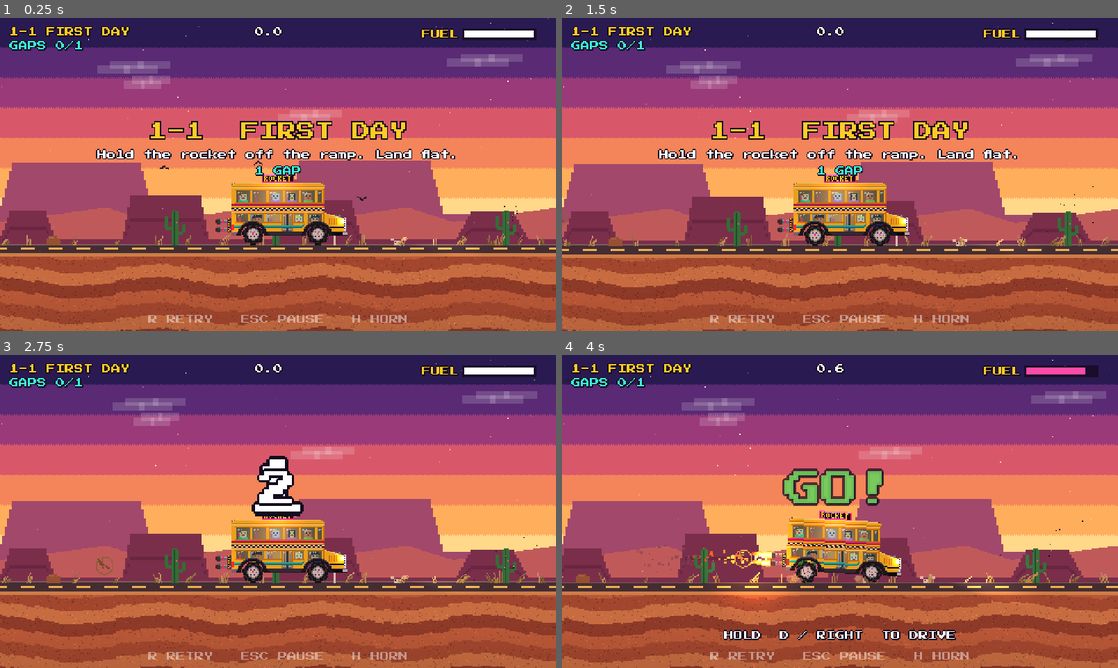
Above: before the commit, frames 1-4 (two rows, left to right).
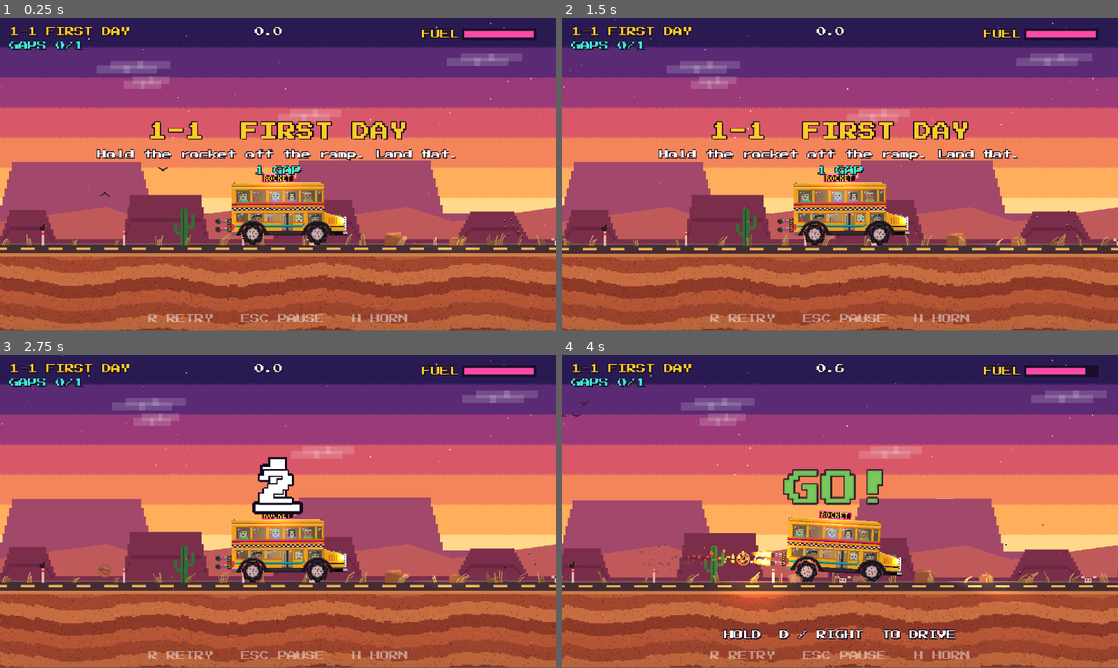
Above: after the commit, the same moments.

Repository: pwshfan1980h/rocket-bus
Game: Godot game, scene res://scenes/level.tscn
Same seed, same stepped clock (60 frames per second), same inputs: the game is played once before the commit and once after it. This scene is started directly instead of the project's main scene.
Inputs (mouse positions are in pixels of both pictures, inside the frame that each line leads up to):
- Up to frame 1 (0.25 s): no input
- Up to frame 2 (1.5 s): tap Enter (ui_accept) at 0.5, 0.77, 1.07 s; move the mouse to (962, 158) at 0.52 s; hold D (move_right) 0.53-1.25 s; hold Space (rocket) 0.53-1.25 s; click (962, 158) at 0.67 s; drag from (728, 190) to (812, 237) at 1.27 s
- Up to frame 3 (2.75 s): move the mouse to (333, 442) at 2.02 s; hold D (move_right) from 2.03 s (still down); hold Space (rocket) from 2.03 s (still down)
- Up to frame 4 (4 s): release D (move_right) at 2.75 s; release Space (rocket) at 2.75 s; drag from (812, 574) to (673, 464) at 2.77 s; move the mouse to (1006, 558) at 3.52 s; hold A (move_left) from 3.53 s (still down); hold Space (rocket) from 3.53 s (still down); tap 0 at 3.6 s; tap Enter (ui_accept) at 3.77 s
In our replay, the window is 800x450 before the commit and 800x449 after it. These sizes can differ from the game's own. Grey fills any space a smaller window leaves; there, only what the larger window draws over its background counts as a difference.

The runs differ from the first frame. In frame 1, 6.3% of the frame differs, in the area x 0-100%, y 0-100%; in frame 2, 9.5%; in frame 3, 8.5%; in frame 4, 8.4%.

Commit message:
Playtest fixes: bus stops at the finish, road-end barriers, rocket-worthy gaps
- Lock wheels + scrub speed when controls are off (bus no longer rolls off the world)
- Crash barriers at both ends of every level
- Gaps +100px so the ramp alone can't clear them; level 1 now needs the rocket
- Belly scrapes on landing no longer count as head-on crashes
- Fuel bar colored from the start; menus can't double-trigger; fill browser window
- Bot: fix landing-time prediction sign

Co-Authored-By: Claude Opus 5.5 <noreply@anthropic.com>

Diff:
--- a/project.godot
+++ b/project.godot
@@ -22,7 +22,7 @@
 window/size/window_width_override=1440
 window/size/window_height_override=810
 window/stretch/mode="canvas_items"
-window/stretch/scale_mode="integer"
+window/stretch/scale_mode="fractional"
 
 [physics]
 
--- a/scripts/bus/bus.gd
+++ b/scripts/bus/bus.gd
@@ -108,6 +108,7 @@
 var _air_time := 0.0
 var _flip_time := 0.0
 var _prev_vel := Vector2.ZERO
+var _since_landing := 99.0
 var _skin: Node2D
 
 
@@ -338,8 +339,10 @@
 
 
 func _hold_brakes() -> void:
+	# Lock the wheels and scrub speed; the tires alone can't stop a sliding bus.
 	for w in wheels:
-		w.angular_velocity = move_toward(w.angular_velocity, 0.0, 2.0)
+		w.angular_velocity = 0.0
+	chassis.linear_velocity.x = move_toward(chassis.linear_velocity.x, 0.0, 6.0)
 
 
 func honk() -> void:
@@ -478,15 +481,18 @@
 		if _flip_time > 0.4:
 			_crash("FLIPPED IT")
 			return
-		# Slamming the body into something while driving (airborne hits are graded below).
-		var driving := _air_time < min_air_time
-		if driving and (_prev_vel - chassis.linear_velocity).length() > body_crash_speed * 2.0:
+		# Slamming the nose into a wall while driving. Scraping the belly on a
+		# landing (suspension bottoming out) doesn't count; landings are graded below.
+		var driving := _air_time < min_air_time and _since_landing > 0.6
+		if driving and absf(_prev_vel.x - chassis.linear_velocity.x) > body_crash_speed * 2.0:
 			_crash("HEAD-ON")
 			return
+	_since_landing += delta
 	if wheel_contacts == 0 and not body_contact:
 		_air_time += delta
 		return
 	if _air_time >= min_air_time:
+		_since_landing = 0.0
 		_touchdown(wheel_contacts == 0)
 	_air_time = 0.0
 
--- a/scripts/game/level.gd
+++ b/scripts/game/level.gd
@@ -237,12 +237,12 @@
 		target_angle = atan2(ahead - land_y, 30.0)
 		if p.x > next.x0 - 70 and p.x < next.x1:
 			var dy := land_y - 31 - p.y
-			var t := (v.y + sqrt(maxf(0.0, v.y * v.y + 2 * 700 * dy))) / 700.0
+			var t := (-v.y + sqrt(maxf(0.0, v.y * v.y + 2 * 700 * dy))) / 700.0  # time to fall to the landing height
 			fire = p.x + v.x * t < next.x1 + 130 or not bus.airborne
 	if bus.airborne:
 		var err := wrapf(c.rotation - target_angle, -PI, PI)
 		right = -clampf(err * 2.0 + c.angular_velocity * 2.5, -1.0, 1.0)  # + = nose down
-	bus.ai_input = {"right": right, "fire": fire}
+	bus.ai_input = {"right": right, "fire": fire and not "--norocket" in _args}
 
 
 func _bot_done(result: String, detail: String) -> void:
@@ -276,6 +276,7 @@
 	back.size = Vector2(64, 10)
 	layer.add_child(back)
 	var fill := ColorRect.new()
+	fill.color = Color("#ff4aa8")
 	fill.position = Vector2(401, 11)
 	fill.size = Vector2(60, 6)
 	layer.add_child(fill)
@@ -402,6 +403,9 @@
 
 
 func _on_menu_choice(id: String) -> void:
+	if id != "resume":
+		for m in get_tree().get_nodes_in_group("menus"):
+			m.active = false
 	match id:
 		"resume":
 			_toggle_pause()
--- a/scripts/game/levels.gd
+++ b/scripts/game/levels.gd
@@ -3,6 +3,8 @@
 ## Gap dy is relative to the road before the ramp (negative = land higher).
 
 const WORLDS := ["DESERT", "JUNGLE", "MOUNTAINS", "SNOW", "VOLCANO"]
+## The ramp alone carries the bus ~200px, so every gap gets this much extra to make the rocket matter.
+const GAP_EXTRA := 100.0
 
 
 static func count() -> int:
@@ -113,7 +115,8 @@
 
 
 static func _j(ramp_len: float, rise: float, gap_len: float, kind: String, dy := 0.0) -> Array:
-	return [{"t": "ramp", "len": ramp_len, "rise": rise}, {"t": "gap", "len": gap_len, "kind": kind, "dy": dy}]
+	return [{"t": "ramp", "len": ramp_len, "rise": rise},
+		{"t": "gap", "len": gap_len + GAP_EXTRA, "kind": kind, "dy": dy}]
 
 
 static func _fuel() -> Dictionary:
--- a/scripts/ui/level_select.gd
+++ b/scripts/ui/level_select.gd
@@ -87,10 +87,16 @@
 			_refresh()
 
 
+var _leaving := false
+
+
 func _play(i: int) -> void:
+	if _leaving:
+		return
 	if i >= GameState.unlocked:
 		Audio.play("sting_hard", -6.0)
 		return
+	_leaving = true
 	Audio.play("ui_select", -4.0)
 	GameState.current_level = i
 	Transition.go("res://scenes/level.tscn")
--- a/scripts/ui/main_menu.gd
+++ b/scripts/ui/main_menu.gd
@@ -68,6 +68,8 @@
 
 
 func _on_choice(id: String) -> void:
+	if id in ["start", "select", "lab"]:
+		menu.active = false  # no double-triggering while the screen fades out
 	match id:
 		"start":
 			GameState.current_level = GameState.unlocked - 1
--- a/scripts/ui/menu_list.gd
+++ b/scripts/ui/menu_list.gd
@@ -20,6 +20,7 @@
 
 
 func _ready() -> void:
+	add_to_group("menus")
 	process_mode = Node.PROCESS_MODE_ALWAYS
 	for i in items.size():
 		var l := Label.new()
--- a/scripts/world/terrain.gd
+++ b/scripts/world/terrain.gd
@@ -34,6 +34,7 @@
 var _cur: PackedVector2Array
 var _cur_ramps: Array = []
 var _time := 0.0
+var _barriers: Array[Vector2] = []
 
 
 func build(segments: Array, biome_name: String) -> Terrain:
@@ -86,12 +87,28 @@
 	_add_flat(500)
 	end_x = _x
 	_close_island()
+	_add_barrier(-RUNWAY)
+	_add_barrier(end_x - 20)
 	for isl in islands:
 		for p in isl.pts:
 			road_top = minf(road_top, p.y)
 			road_bottom = maxf(road_bottom, p.y)
 	_build_nodes()
 	return self
+
+
+func _add_barrier(x: float) -> void:
+	var y := surface_y(x + 10)
+	var wall := StaticBody2D.new()
+	wall.collision_layer = 1
+	var cs := CollisionShape2D.new()
+	var rect := RectangleShape2D.new()
+	rect.size = Vector2(20, 400)
+	cs.shape = rect
+	cs.position = Vector2(x + 10, y - 200)
+	wall.add_child(cs)
+	add_child(wall)
+	_barriers.append(Vector2(x, y))
 
 
 ## Road height at x (the island's collision surface), or NAN over a gap.
@@ -269,6 +286,10 @@
 				n.draw_rect(Rect2(end if dir > 0 else end - w, y, w, 6), dark)
 	for r in ramps:
 		_draw_ramp(n, r)
+	for b in _barriers:
+		n.draw_rect(Rect2(b.x, b.y - 40, 20, 40), Color("#2a2430"))
+		for k in 5:
+			n.draw_rect(Rect2(b.x, b.y - 40 + k * 8, 20, 4), Color("#ffc828"))
 
 
 func _draw_ramp(n: Node2D, r: Dictionary) -> void:
